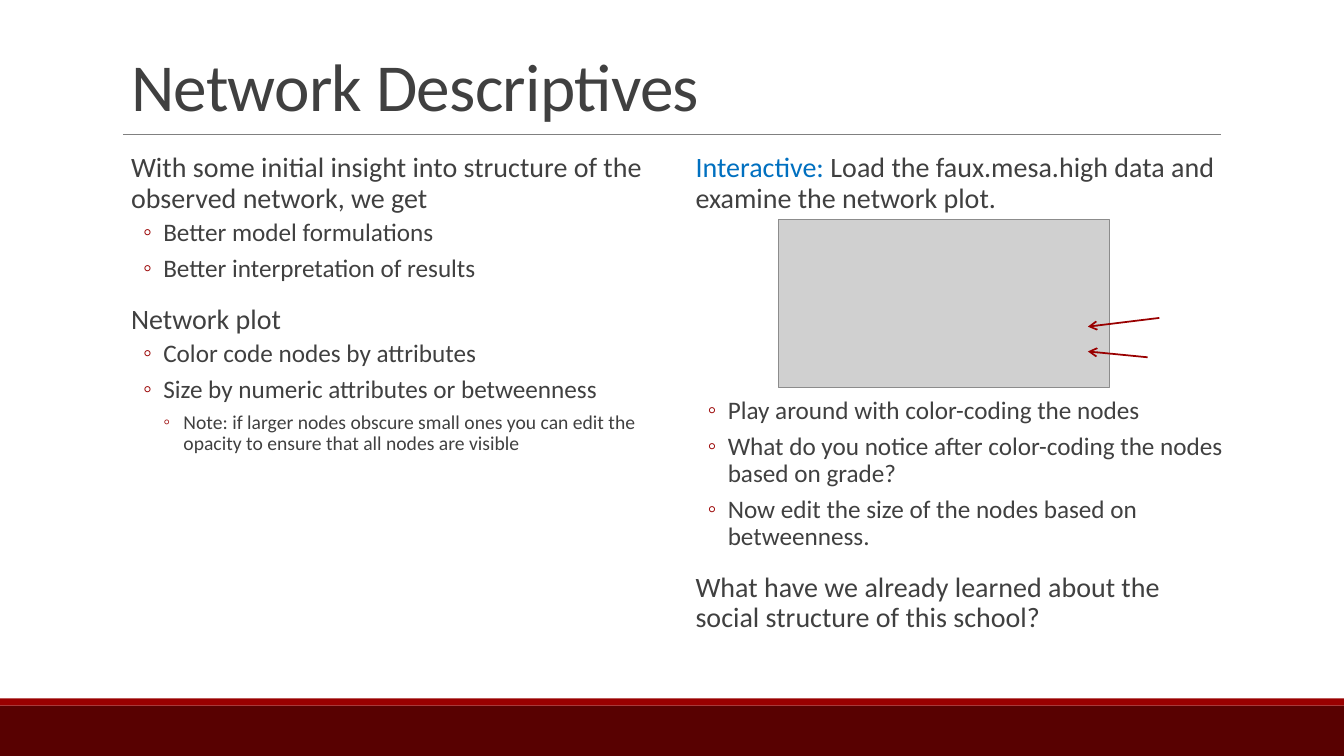
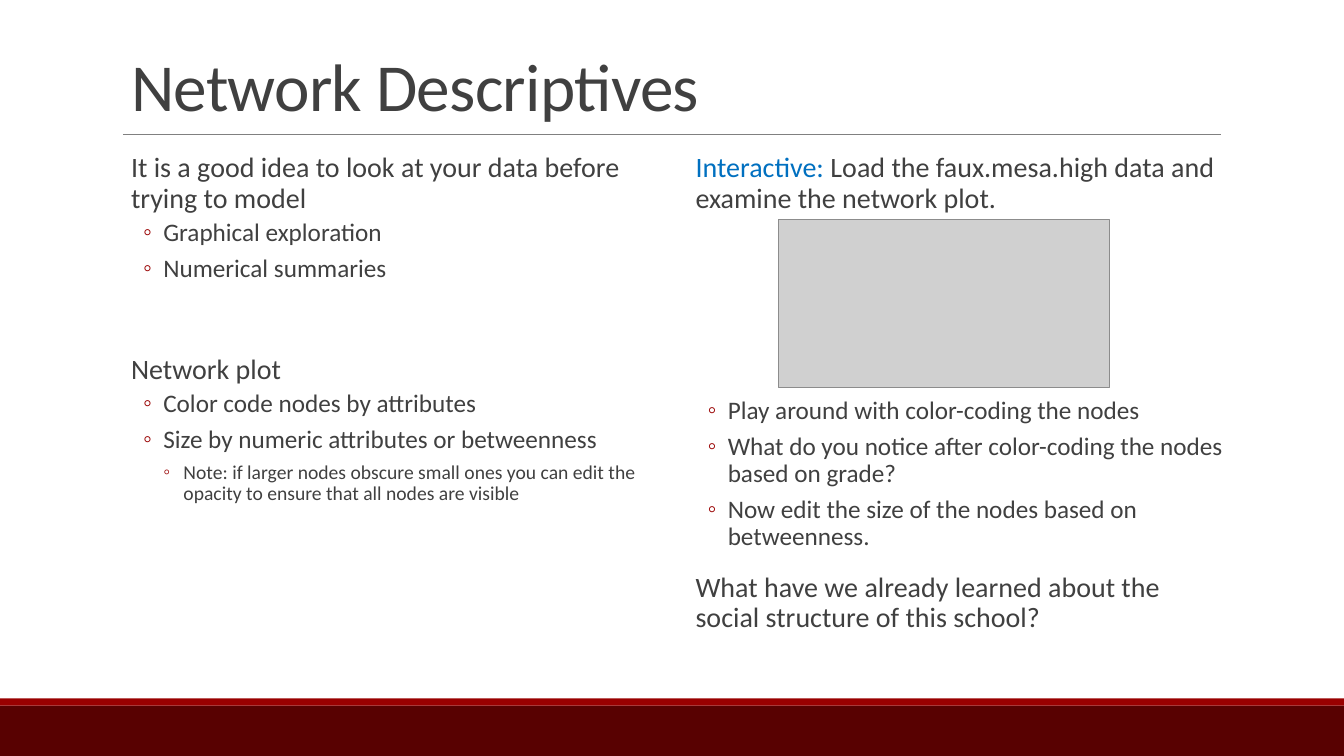
Before and after one commit to ebey/sunbelt2015, a slide deck: slide 10 of statnetWeb_slides.pptx (slide 8 before the commit). Drawn at 1344x756 pixels with LibreOffice and Linux fonts; fonts in the diff are those of the drawing; grey boxes stand for pictures. Boxes give left, top, right and bottom in pixels: in the first picture for what was removed or moved away, otherwise in the second. Text is boxed around its words. In the diff, an @@ line names an element or a change of style, - is before the commit and + after.

```diff
--- a/statnetWeb_slides.pptx
+++ b/statnetWeb_slides.pptx
@@ text at bbox=[131, 157, 620, 277]: text changed @@
-  With some initial insight into structure of the observed network, we get
-  ◦ Better model formulations
-  ◦ Better interpretation of results
+  It is a good idea to look at your data before trying to model
+  ◦ Graphical exploration
+  ◦ Numerical summaries
@@ arrow removed from (1159, 318) to (1088, 327) @@
@@ arrow removed from (1148, 357) to (1088, 352) @@
```
Also in this commit, not shown: 5 other slides changed, 3 slides added, 2 other files.
